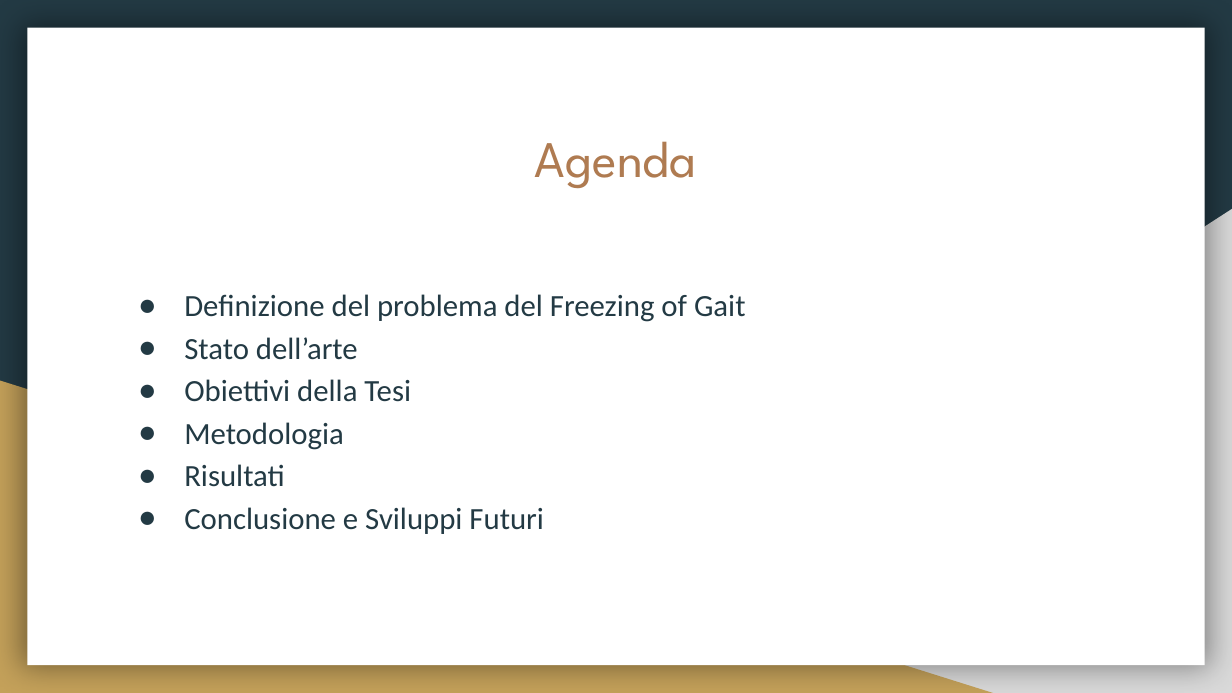
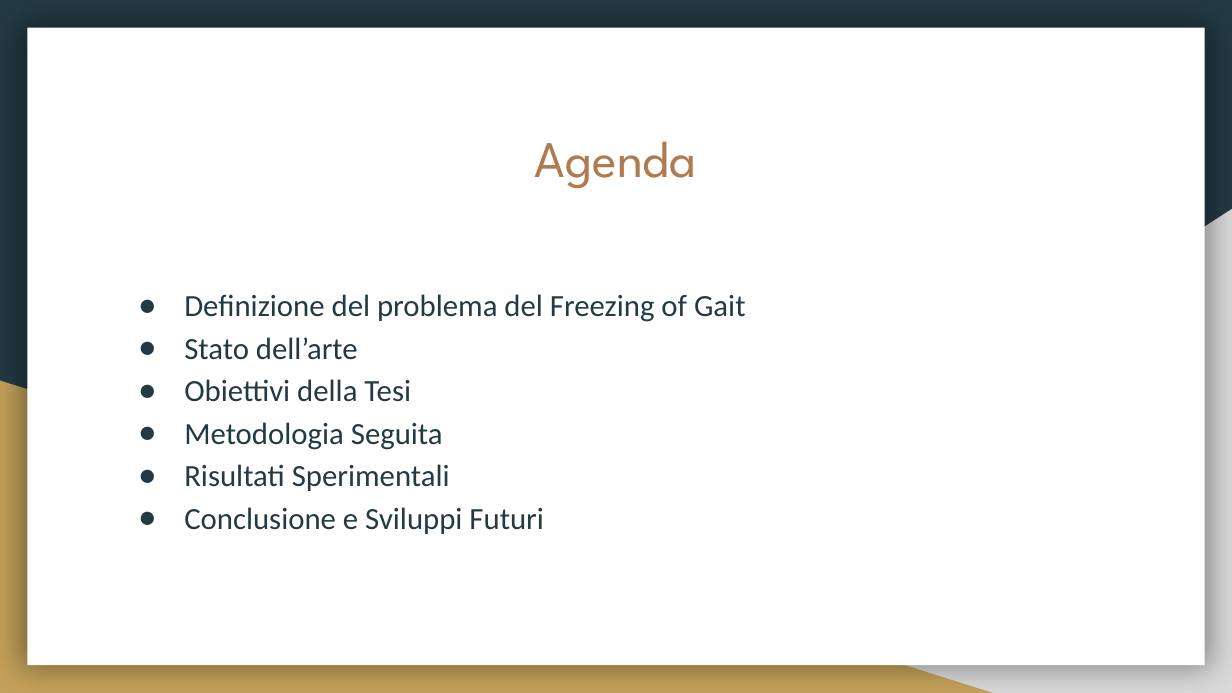
Before and after one commit to fuserale/tesi, a slide deck: slide 2 of tex_tesi/Apprendimento non supervisionato per l’identificazione di contesti di Freezing of Gait (FOG) in pazienti affetti da Morbo di Parkinson.pptx. Drawn at 1232x693 pixels with LibreOffice and Linux fonts; fonts in the diff are those of the drawing. Boxes give left, top, right and bottom in pixels: in the first picture for what was removed or moved away, otherwise in the second. Text is boxed around its words. In the diff, an @@ line names an element or a change of style, - is before the commit and + after.

```diff
--- a/tex_tesi/Apprendimento non supervisionato per l’identificazione di contesti di Freezing of Gait (FOG) in pazienti affetti da Morbo di Parkinson.pptx
+++ b/tex_tesi/Apprendimento non supervisionato per l’identificazione di contesti di Freezing of Gait (FOG) in pazienti affetti da Morbo di Parkinson.pptx
@@ text at (184,422,450,491): text changed @@
-● Metodologia
-● Risultati
+● Metodologia Seguita
+● Risultati Sperimentali
```
Also in this commit, not shown: 6 other slides changed, 2 slides added, 2 slides removed, 8 other files.
